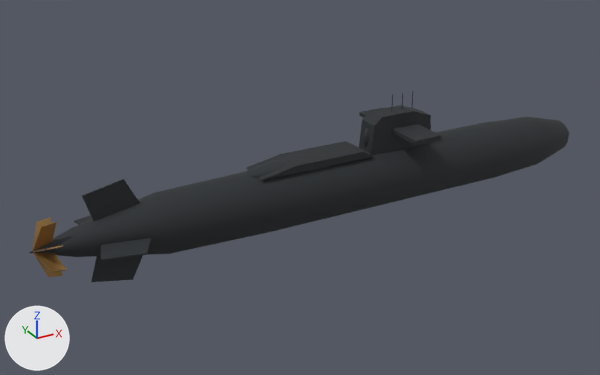
One commit to the glTF model assets/models/pla_ssn_type093b.glb: the scene before it, then after it.
The view is the same before and after, from a 50 mm lens placed at (-6.59, -10.54, 5.08), pointed at (-0.67, 0.22, -0.3). The axes (+X, +Y, +Z) are drawn at lower left. The lights are the same throughout. The first picture is the older version. Vertices at exactly the same position are counted once.

The scene before the commit, as lines of its bpy script (objects in view):
```python
me_bronze = bpy.data.meshes.new('bronze')
me_bronze.from_pydata(...)  # 56 vertices, 84 faces; spans x -4.95..-4.6, y -0.386..0.425, z -0.691..0.141
me_bronze.materials.append(mat_bronze)  # brown #9f7c49
me_rubber = bpy.data.meshes.new('rubber')
me_rubber.from_pydata(...)  # 436 vertices, 836 faces; spans x -5.0..5.0, y -0.8..0.8, z -1.08..1.08
me_rubber.materials.append(mat_rubber)  # black #262a2e
ob_bronze = bpy.data.objects.new('bronze', me_bronze)
ob_bronze.location = (0.0, 0.0, 0.0)
ob_rubber = bpy.data.objects.new('rubber', me_rubber)
ob_rubber.location = (0.0, 0.0, 0.0)
```
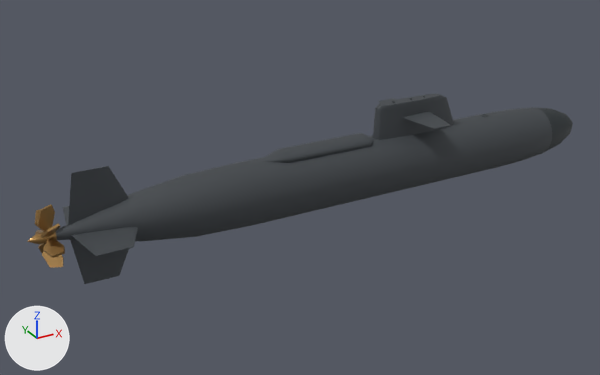
Location of each change, (x1, y1, x2, y2) in pixels of the pictures (600 x 375 px):
'rubber', reshaped (8% narrower): before (29, 92, 569, 282); after (56, 94, 552, 284)
'bronze', reshaped (11% wider, 7% taller): before (33, 217, 67, 277); after (27, 204, 65, 268)
'boot_topping', added: after (392, 96, 573, 152)
part 1 of me_rubber, rebuilt (8% narrower): before (29, 117, 569, 257); after (56, 108, 552, 241)
part 2 of me_rubber, rebuilt (mostly hidden before): before (363, 128, 369, 147); after (372, 94, 454, 140)
part 3 of me_rubber, rebuilt (11% narrower, 22% shorter): before (246, 141, 374, 180); after (259, 133, 373, 163)
part 4 of me_rubber, added: after (70, 240, 129, 284)
part 5 of me_rubber, added (mostly hidden): after (63, 206, 69, 225)
part 6 of me_rubber, added: after (71, 227, 138, 256)
part 7 of me_rubber, added: after (68, 166, 128, 225)
part 8 of me_rubber, added: after (403, 112, 451, 129)
part 9 of me_rubber, deleted (black): before (359, 108, 441, 145)
part 10 of me_rubber, deleted (black): before (244, 105, 431, 178)
part 11 of me_rubber, deleted (black): before (74, 179, 151, 282)
part 12 of me_bronze, rebuilt (28% narrower, 175% taller): before (33, 245, 64, 252); after (43, 237, 65, 258)
part 13 of me_bronze, rebuilt (not visible before): after (39, 243, 46, 253)
part 14 of me_bronze, added: after (27, 232, 57, 244)
part 15 of me_bronze, deleted: before (34, 255, 63, 277)
part 16 of me_bronze, reshaped: before (33, 217, 67, 272); after (35, 204, 64, 268)

What changed in the scene script:
```text
Change me_rubber:
    remove me_rubber.from_pydata(...)  # 436 vertices, 836 faces; spans x -5.0..5.0, y -0.8..0.8, z -1.08..1.08
    remove me_rubber.materials.append(mat_rubber)  # black #262a2e
    add me_rubber.from_pydata(...)  # 836 vertices, 1590 faces; spans x -4.68..4.12, y -0.86..0.86, z -0.96..0.94
    me_rubber part 1: the loose piece of 192 vertices spanning x -5.0..5.0, y -0.5..0.5, z -0.77..0.22 is rebuilt with 480 vertices and now spans x -4.68..4.12, y -0.49..0.49, z -0.59..0.39, in mat_submarine_coating (dark grey #404549)
    me_rubber part 2: the loose piece of 72 vertices spanning x 0.35..1.65, y -0.18..0.18, z 0.02..0.78 is rebuilt with 128 vertices and now spans x 0.54..2.19, y -0.14..0.14, z 0.3..0.94, in mat_submarine_coating (dark grey #404549)
    me_rubber part 3: the loose piece of 8 vertices spanning x -1.6..0.4, y -0.28..0.28, z 0.2..0.31 is rebuilt with 96 vertices and now spans x -1.58..0.58, y -0.21..0.21, z 0.29..0.49, in mat_submarine_coating (dark grey #404549)
    me_rubber part 4: a new loose piece of 22 vertices spanning x -4.43..-3.45, y -0.03..0.03, z -0.96..-0.2, in mat_submarine_coating (dark grey #404549)
    me_rubber part 5: a new loose piece of 22 vertices spanning x -4.43..-3.45, y 0.1..0.86, z -0.13..-0.07, in mat_submarine_coating (dark grey #404549)
    me_rubber part 6: a new loose piece of 22 vertices spanning x -4.43..-3.45, y -0.86..-0.1, z -0.13..-0.07, in mat_submarine_coating (dark grey #404549)
    me_rubber part 7: a new loose piece of 22 vertices spanning x -4.43..-3.45, y -0.03..0.03, z 0.0..0.76, in mat_submarine_coating (dark grey #404549)
    me_rubber part 8: a new loose piece of 22 vertices spanning x 1.02..1.61, y -0.8..-0.07, z 0.68..0.72, in mat_submarine_coating (dark grey #404549)
    me_rubber part 9: the loose piece of 8 vertices spanning x 0.8..1.3, y -0.8..0.8, z 0.5..0.56 is deleted
    me_rubber part 10: 84 vertices removed from x -1.8..1.6, y -0.28..0.28, z 0.08..0.8
    me_rubber part 11: 24 vertices removed from x -4.2..-3.2, y -0.8..0.8, z -1.08..0.52
    other edits to the shape of me_rubber do not show in these pictures
    add me_rubber.materials.append(mat_submarine_coating)  # dark grey #404549
Change me_bronze:
    remove me_bronze.from_pydata(...)  # 56 vertices, 84 faces; spans x -4.95..-4.6, y -0.386..0.425, z -0.691..0.141
    add me_bronze.from_pydata(...)  # 156 vertices, 280 faces; spans x -5.0..-4.568, y -0.447..0.432, z -0.524..0.347
    me_bronze part 12: the loose piece of 8 vertices spanning x -4.95..-4.6, y -0.386..0.003, z -0.282..-0.084 is rebuilt with 12 vertices and now spans x -4.843..-4.579, y -0.447..-0.049, z -0.223..-0.082
    me_bronze part 13: the loose piece of 8 vertices spanning x -4.95..-4.6, y -0.006..0.271, z -0.612..-0.27 is rebuilt with 12 vertices and now spans x -4.843..-4.579, y -0.001..0.209, z -0.524..-0.141
    me_bronze part 14: a new loose piece of 72 vertices spanning x -5.0..-4.568, y -0.074..0.074, z -0.173..-0.026, in mat_bronze (brown #9f7c49)
    me_bronze part 15: the loose piece of 8 vertices spanning x -4.95..-4.6, y -0.102..0.007, z -0.691..-0.273 is deleted
    me_bronze part 16
    24 vertices are removed from x -4.95..-4.6, y -0.386..0.271, z -0.466..0.141
    36 faces are deleted
    60 vertices are added at x -4.843..-4.579, y -0.346..0.432, z -0.494..0.347
    100 new faces join them
    other edits to the shape of me_bronze do not show in these pictures
Add ob_boot_topping:
    ob_boot_topping = bpy.data.objects.new('boot_topping', me_boot_topping)  # 432 vertices, 794 faces; spans x -1.15..5.0, y -0.43..0.43, z -0.53..0.96; in mat_boot_topping (dark grey #262e32)
    ob_boot_topping.location = (0.0, 0.0, 0.0)
```
